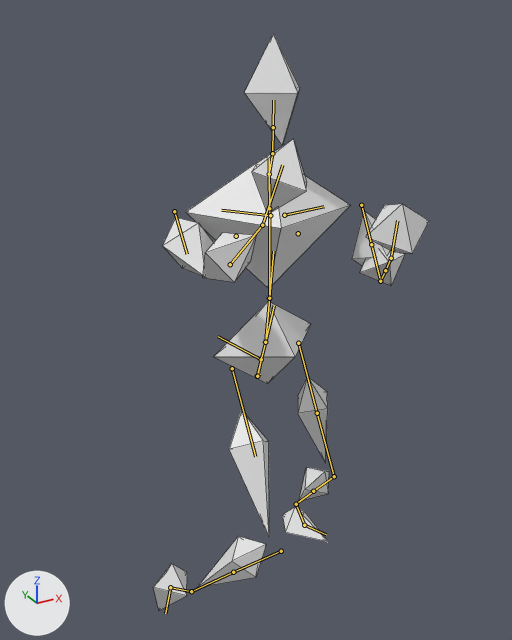
Before and after pictures for a commit that changed the FBX model Assets/Models/Character/dummy block out.fbx.
Before and after are seen from a 50 mm lens placed at (-0.839, -2.002, 1.692), pointed at (0.036, -0.411, 0.897). Lighting does not change. The marker at lower left points along +X, +Y and +Z. The older version comes first. Both versions are drawn at frame 10 of the action 'rig|LowKick'; the numbers are the values there. The bones that change, and the others that lie on the model, are drawn over the model as lines. Mesh edges are drawn as thin lines.

Objects in the first picture: 'Block out'.
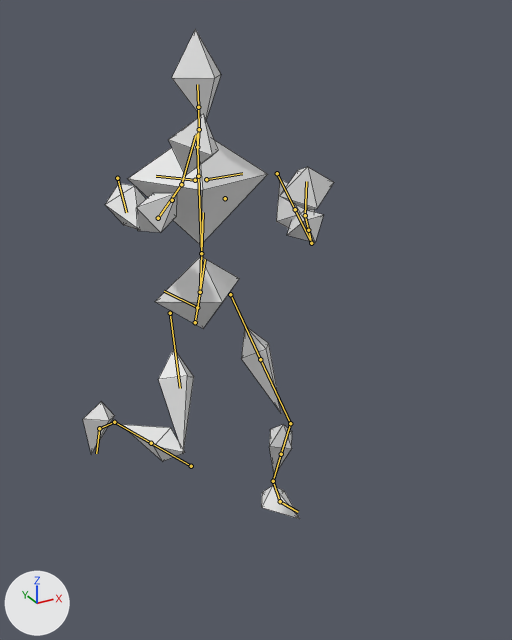
Where the change shows, as pixel boxes [x1, y1, x2, y2] in the pictures (512 x 640 px):
'Block out', posed (9% narrower, 15% shorter): before [153, 34, 429, 610]; after [83, 29, 334, 519]
bone 'DEF-spine', root to tip: before (257, 376) to (265, 342); after (195, 322) to (200, 292)
bone 'torso', root to tip: before (261, 359) to (218, 336); after (197, 307) to (164, 291)
bone 'DEF-thigh.L', root to tip: before (298, 343) to (317, 413); after (230, 294) to (260, 359)
bone 'DEF-shin.L', root to tip: before (334, 476) to (313, 491); after (290, 423) to (281, 454)
bone 'DEF-shin.L.001', root to tip: before (313, 491) to (296, 504); after (281, 454) to (273, 481)
bone 'DEF-foot.L', root to tip: before (296, 504) to (304, 525); after (273, 481) to (280, 501)
bone 'DEF-thigh.R', root to tip: before (232, 368) to (255, 456); after (170, 313) to (180, 388)
bone 'DEF-shin.R', root to tip: before (281, 551) to (233, 572); after (191, 466) to (151, 443)
bone 'DEF-foot.R', root to tip: before (191, 591) to (170, 587); after (114, 422) to (99, 428)
bone 'DEF-upper_arm.L', root to tip: before (361, 205) to (371, 244); after (277, 173) to (295, 209)
bone 'DEF-forearm.L', root to tip: before (380, 281) to (385, 270); after (311, 243) to (308, 230)
bone 'DEF-forearm.L.001', root to tip: before (385, 270) to (391, 258); after (308, 230) to (305, 215)
bone 'DEF-hand.L', root to tip: before (391, 258) to (397, 220); after (305, 215) to (306, 181)

What the commit changed:
Bone 'DEF-spine' (bone_def_spine) moves from (-0.003, 0.045, 0.548) to (-0.003, -0.069, 0.15).
Bone 'torso' (bone_torso) moves from (0.0, -0.538, -0.108) to (0.0, -0.125, -0.108).
Bone 'DEF-thigh.L' (bone_def_thigh_l) turns from (-4, 0, -12) to (-25, -2, -8) degrees about its own x, y and z.
Bone 'DEF-shin.L' (bone_def_shin_l) turns from (38, 1, 0) to (42, 1, 0) degrees about its own x, y and z.
Bone 'DEF-shin.L.001' (bone_def_shin_l_001) turns from (0, -8, 0) to (0, -4, 0) degrees about its own x, y and z.
Bone 'DEF-foot.L' (bone_def_foot_l) turns from (-32, -8, 19) to (-16, -5, 9) degrees about its own x, y and z.
Bone 'DEF-foot.L' (bone_def_foot_l) is rescaled from (0.99, 1.0, 1.01) to (0.99, 1.01, 1.01).
Bone 'DEF-thigh.R' (bone_def_thigh_r) turns from (-36, 4, 12) to (-28, 4, 14) degrees about its own x, y and z.
Bone 'DEF-shin.R' (bone_def_shin_r) turns from (73, -7, 1) to (113, -10, 2) degrees about its own x, y and z.
Bone 'DEF-shin.R' (bone_def_shin_r) is rescaled from (1.0, 0.95, 1.05) to (1.0, 0.95, 1.04).
Bone 'DEF-foot.R' (bone_def_foot_r) turns from (52, -1, -2) to (-5, 0, -5) degrees about its own x, y and z.
Bone 'DEF-foot.R' (bone_def_foot_r) is rescaled from (0.98, 1.03, 0.99) to (0.98, 1.02, 1.0).
Bone 'DEF-upper_arm.L' (bone_def_upper_arm_l) turns from (-6, -2, -32) to (4, 1, -27) degrees about its own x, y and z.
Bone 'DEF-forearm.L' (bone_def_forearm_l) turns from (118, 4, -2) to (113, 0, 0) degrees about its own x, y and z.
Bone 'DEF-forearm.L.001' (bone_def_forearm_l_001) turns from (0, -2, 0) to (0, -4, 0) degrees about its own x, y and z.
Bone 'DEF-hand.L' (bone_def_hand_l) turns from (36, -6, 10) to (31, -9, 13) degrees about its own x, y and z.
